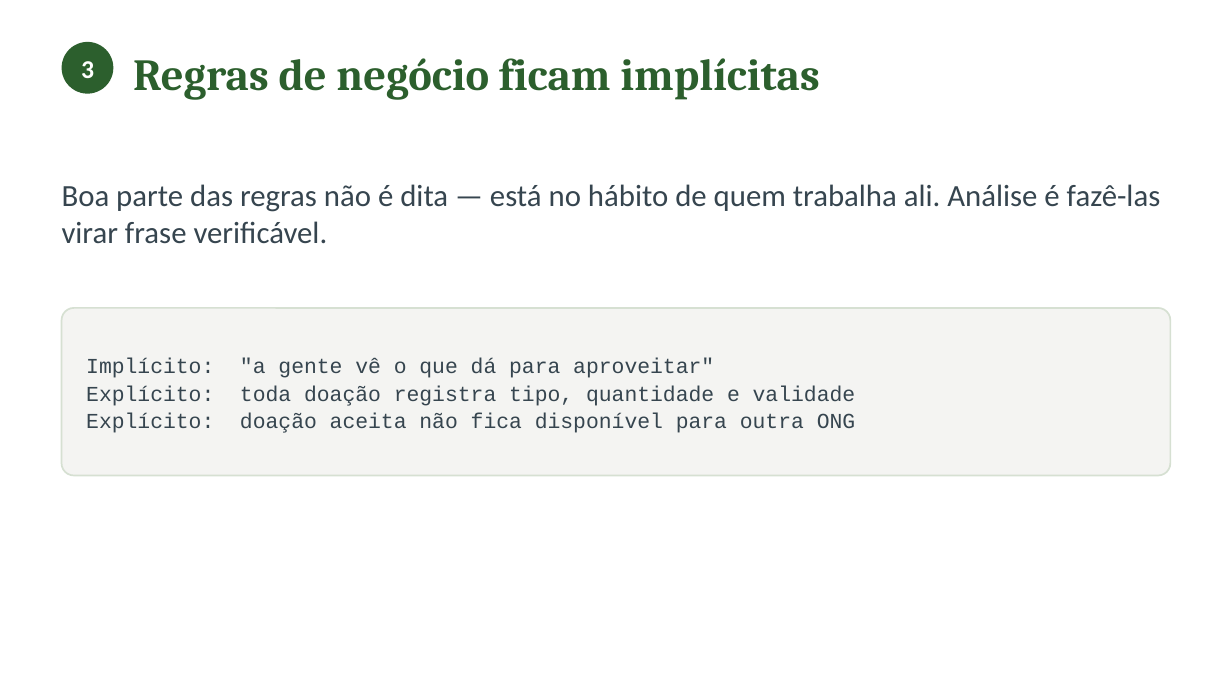
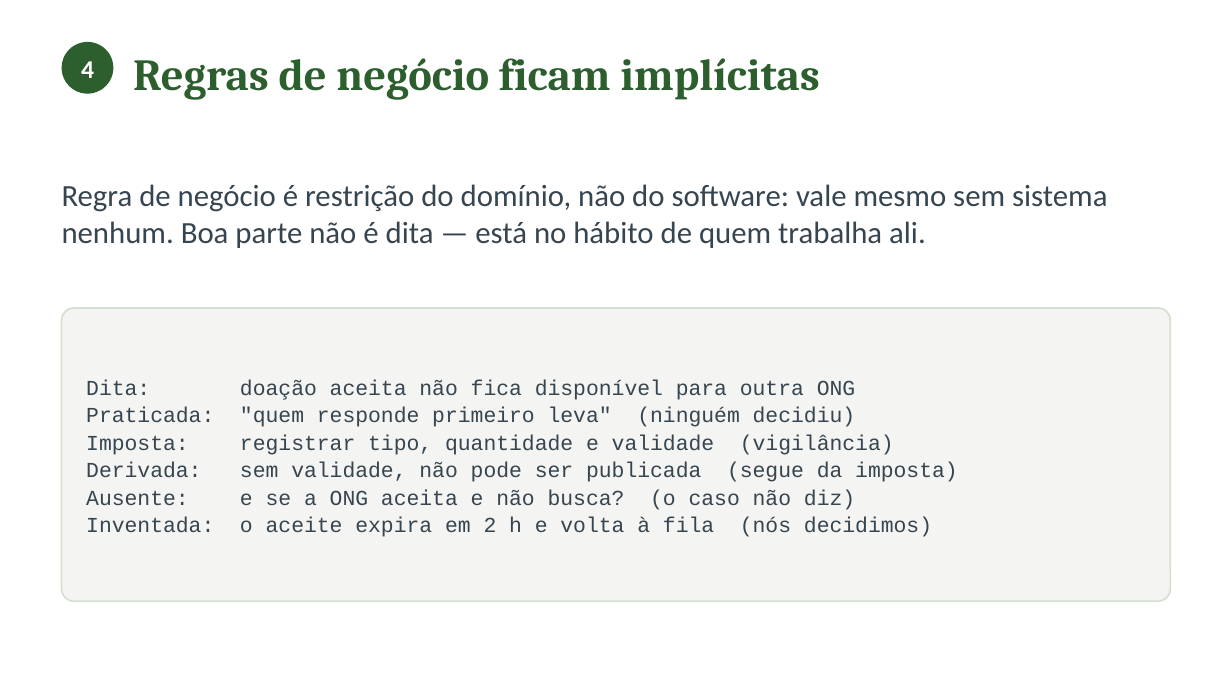
Before and after one commit to CatolicaSC-EngSoft/g1126-analise-projeto-desenvolvimento-agil-alunos, a slide deck: slide 13 of slides/aula-02-stakeholders-objetivos-conflitos.pptx (slide 9 before the commit). Drawn at 1232x693 pixels with LibreOffice and Linux fonts; fonts in the diff are those of the drawing. Boxes give left, top, right and bottom in pixels: in the first picture for what was removed or moved away, otherwise in the second. Text is boxed around its words. In the diff, an @@ line names an element or a change of style, - is before the commit and + after.

```diff
--- a/slides/aula-02-stakeholders-objetivos-conflitos.pptx
+++ b/slides/aula-02-stakeholders-objetivos-conflitos.pptx
@@ text at bbox=[81, 61, 94, 78]: text changed @@
-3
+4
@@ text at bbox=[62, 184, 1107, 248]: text changed @@
-Boa parte das regras não é dita — está no hábito de quem trabalha ali. Análise é fazê-las virar frase verificável.
+Regra de negócio é restrição do domínio, não do software: vale mesmo sem sistema nenhum. Boa parte não é dita — está no hábito de quem trabalha ali.
@@ rounded rectangle: place and size @@
-rounded rectangle at bbox=[62, 308, 1170, 476]
+rounded rectangle at bbox=[62, 308, 1170, 601]
@@ rounded rectangle at bbox=[62, 308, 1170, 601]: proportions changed @@
@@ text at bbox=[86, 380, 958, 537]: text changed @@
-Implícito: "a gente vê o que dá para aproveitar"
-Explícito: toda doação registra tipo, quantidade e validade
-Explícito: doação aceita não fica disponível para outra ONG
+Dita: doação aceita não fica disponível para outra ONG
+Praticada: "quem responde primeiro leva" (ninguém decidiu)
+Imposta: registrar tipo, quantidade e validade (vigilância)
+Derivada: sem validade, não pode ser publicada (segue da imposta)
+Ausente: e se a ONG aceita e não busca? (o caso não diz)
+Inventada: o aceite expira em 2 h e volta à fila (nós decidimos)
```
Also in this commit, not shown: 10 other slides changed, 8 slides added, 1 slide removed, 3 other files.
